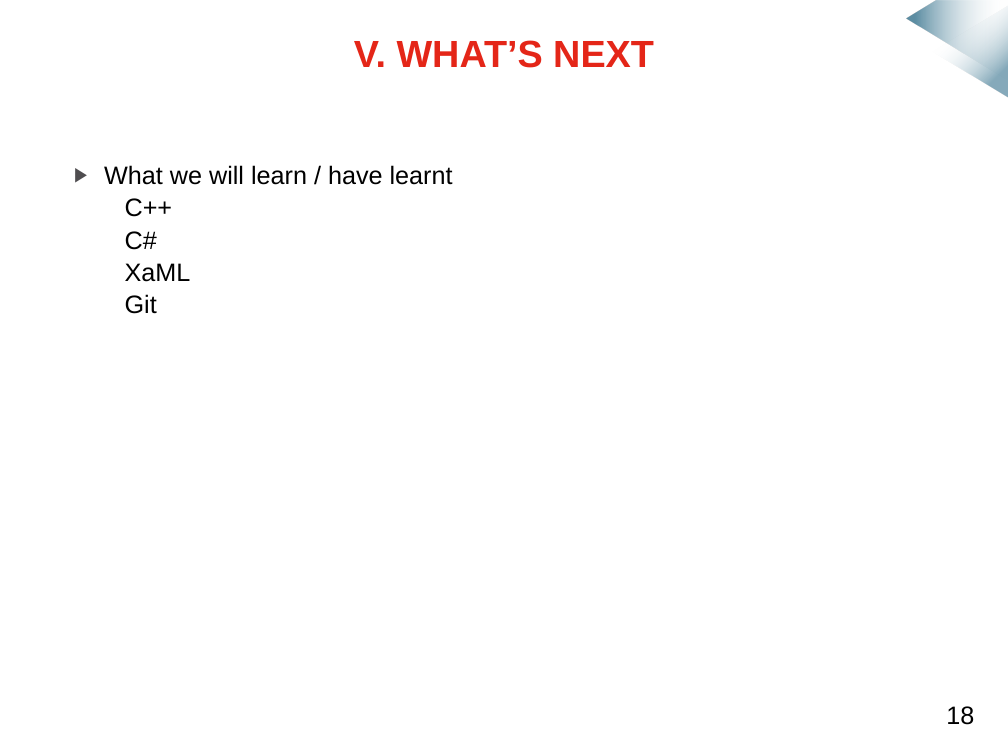
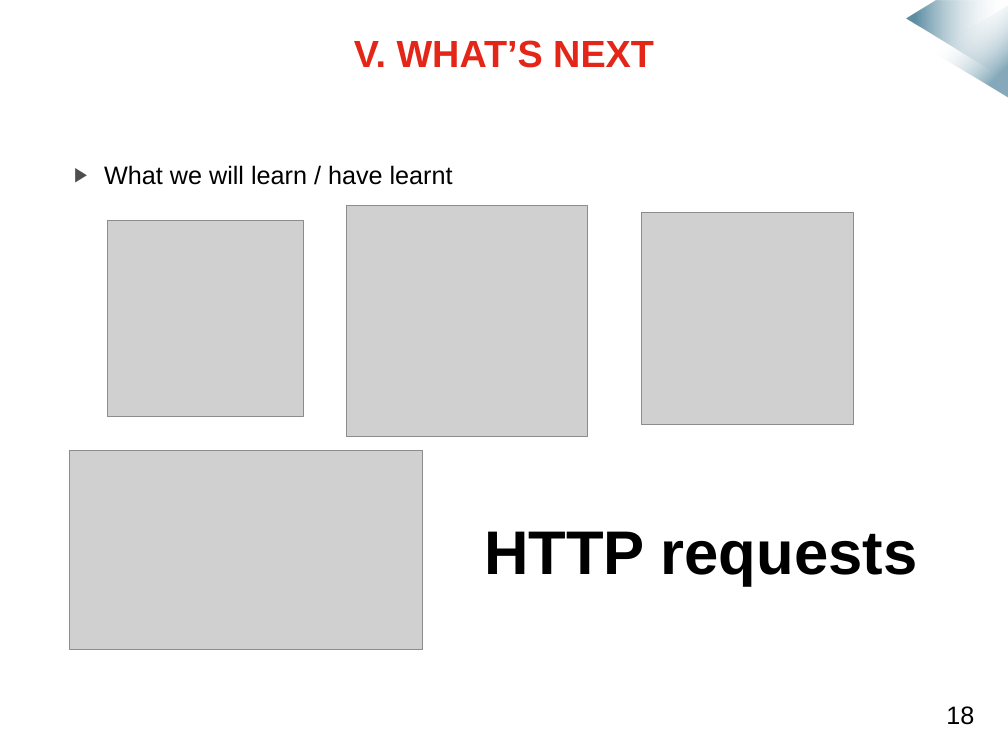
Before and after one commit to mmeven/EP_Domotique_Tablette, a slide deck: slide 18 of Rendu/Diapo_prototype_janvier.pptx. Drawn at 1008x756 pixels with LibreOffice and Linux fonts; fonts in the diff are those of the drawing; grey boxes stand for pictures; background and template pictures are left out. Boxes give left, top, right and bottom in pixels: in the first picture for what was removed or moved away, otherwise in the second. Text is boxed around its words. In the diff, an @@ line names an element or a change of style, - is before the commit and + after.

```diff
--- a/Rendu/Diapo_prototype_janvier.pptx
+++ b/Rendu/Diapo_prototype_janvier.pptx
@@ text at <box>125,198,191,314</box>: paragraphs removed @@
-C++
-C#
-XaML
-Git
@@ picture added at <box>347,206,588,437</box> @@
@@ picture added at <box>107,221,303,417</box> @@
@@ picture added at <box>641,213,854,425</box> @@
@@ picture added at <box>70,451,422,650</box> @@
@@ text added at <box>484,531,918,585</box>, 44 pt, text #000000, bold @@
+HTTP requests
```
Also in this commit, not shown: 1 other slide changed, 2 other files.
